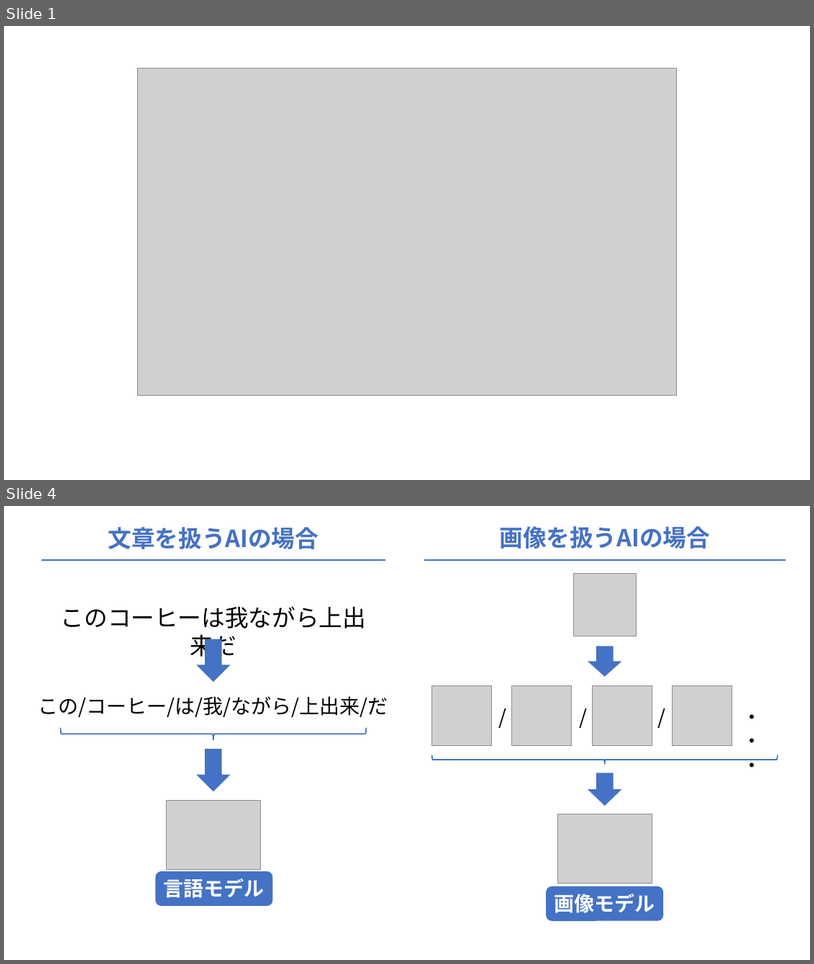
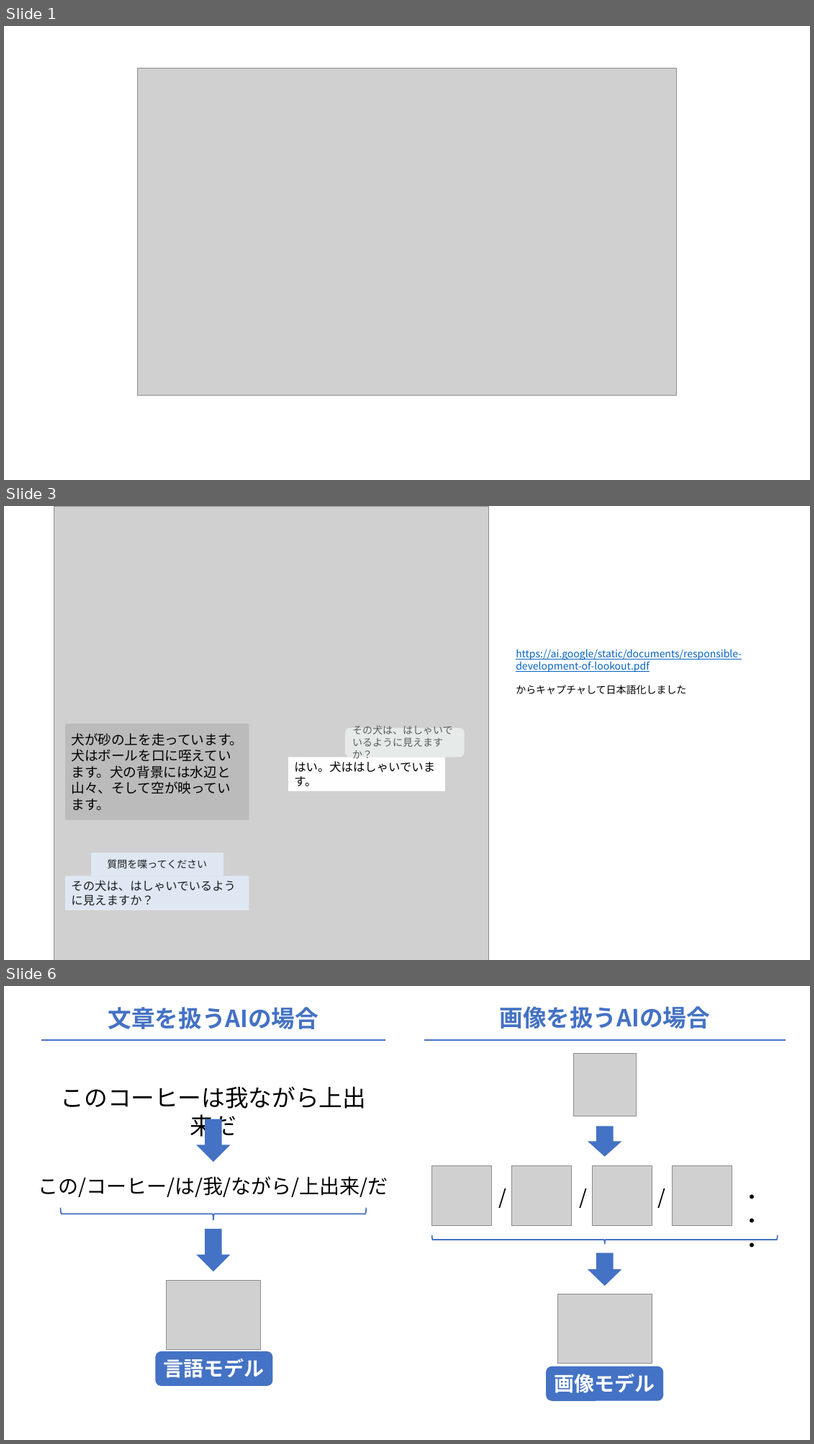
Before and after one commit to liber-craft-co-ltd/book_impress_text-image-basic, a slide deck: images.pptx. Shown one above the other, each under a label of ours: slides 1 and 4 before the commit, slides 1, 3 and 6 after it; the slides between them are not shown. The pictures are 814x964 and 814x1444 pixels, drawn with LibreOffice and Linux fonts; fonts in the diff are those of the drawing; grey boxes stand for pictures. Boxes give left, top, right and bottom in pixels: in the first picture for what was removed or moved away, otherwise in the second. Text is boxed around its words. In the diff, an @@ line names an element or a change of style, - is before the commit and + after.

```diff
--- a/images.pptx
+++ b/images.pptx
@@ slide 3 added at box(4, 506, 810, 960), background #FFFFFF @@
@@ picture added at box(54, 506, 489, 960) @@
@@ text added at box(516, 649, 742, 694), 12 pt, text #0563C1, underline @@
+https://ai.google/static/documents/responsible-development-of-lookout.pdf
+からキャプチャして日本語化しました
@@ rectangle added at box(65, 723, 249, 820), fill #BCBBBB, 16 pt, text #000000 @@
+犬が砂の上を走っています。犬はボールを口に咥えています。犬の背景には水辺と山々、そして空が映っています。
@@ rounded rectangle added at box(345, 728, 464, 757), fill #E6EAE8, 12 pt, text #585C5D @@
+その犬は、はしゃいでいるように見えますか？
@@ rectangle added at box(288, 757, 445, 791), fill #FEFEFE, 14 pt, text #000000 @@
+はい。犬ははしゃいでいます。
@@ rectangle added at box(91, 852, 224, 875), fill #DFE8F2, 12 pt, text #191C20 @@
+質問を喋ってください
@@ rectangle added at box(65, 875, 249, 910), fill #DFE8F2, 14 pt, text #191C20 @@
+その犬は、はしゃいでいるように見えますか？
@@ what was slide 4 is now slide 6 @@
```
Also in this commit, not shown: 3 slides changed, 5 other slides added, 43 other files.
